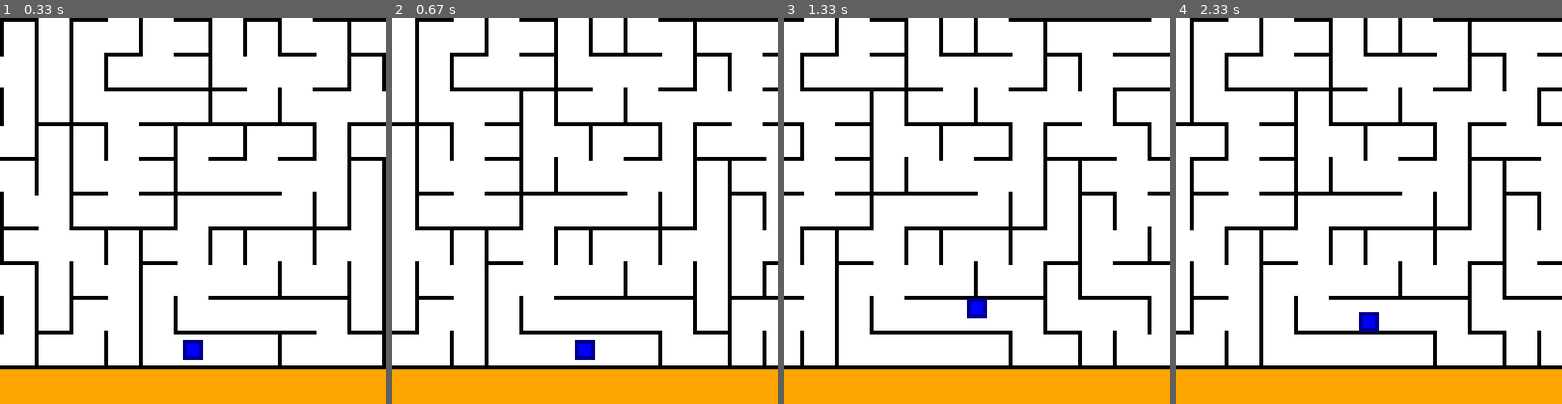
Above: before the commit, frames 1-4 (left to right).
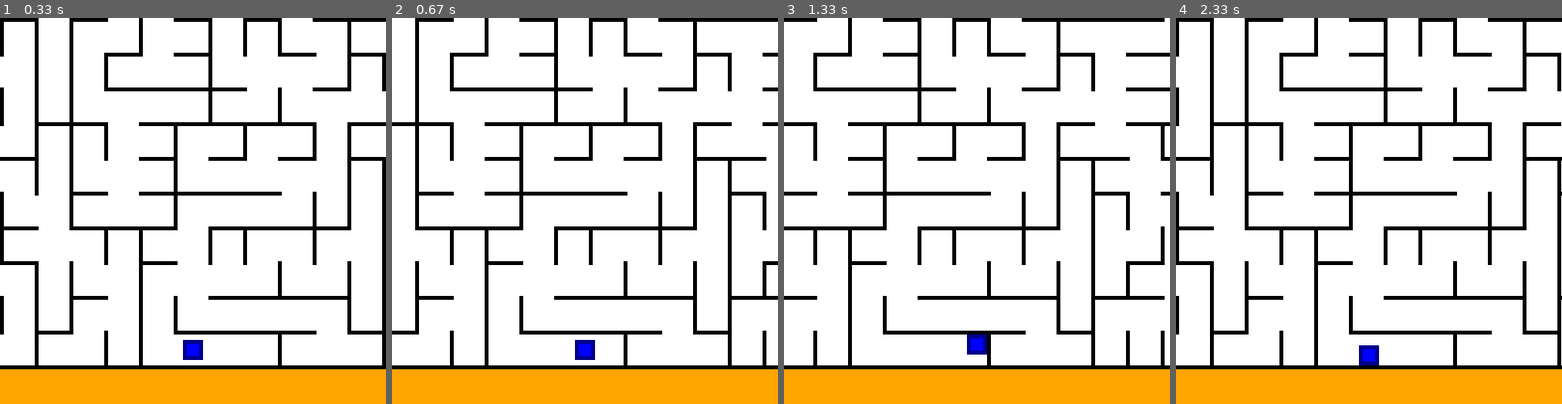
Above: after the commit, the same moments.

Repository: ZaChuChu/Pygame-Games
Game: pygame game, started from CameraMazeGame/main.py
Same seed, same stepped clock (60 frames per second), same inputs: the game is played once before the commit and once after it.
Inputs:
- Up to frame 1 (0.33 s): no input
- Up to frame 2 (0.67 s): hold Right from 0.33 s (still down)
- Up to frame 3 (1.33 s): release Right at 0.8 s; hold Up 0.83-1.13 s; hold D from 1.17 s (still down)
- Up to frame 4 (2.33 s): release D at 1.63 s; hold Left 1.67-2.2 s; hold S from 2.23 s (still down)

Frame 1 is identical in both runs. In frame 2, 0.6% of the frame differs, in the area x 33-70%, y 0-90%; in frame 3, 11%; in frame 4, 14%, in the area x 0-100%, y 0-90%.

Commit message:
Collision for walls in potential collision range added.

Diff:
--- a/CameraMazeGame/main.py
+++ b/CameraMazeGame/main.py
@@ -52,54 +52,41 @@
         if not gameOver:
             xChange = 0
             yChange = 0
-            boxLeft = player.getX()
-            boxTop = player.getY()
-            boxRight = boxLeft + playerWidth
-            boxBottom = boxTop + playerHeight
 
             if (keys[pygame.K_d] or keys[pygame.K_RIGHT]):
-                if not (keys[pygame.K_a] or keys[pygame.K_LEFT]):
-                    boxRight += playerSpeed
-                    xChange = 1
-            elif keys[pygame.K_a] or keys[pygame.K_LEFT]:
-                boxLeft -= playerSpeed
-                xChange = -1
+                xChange += 1
+            if keys[pygame.K_a] or keys[pygame.K_LEFT]:
+                xChange += -1
 
             if (keys[pygame.K_w] or keys[pygame.K_UP]):
-                if not keys[pygame.K_s] or keys[pygame.K_DOWN]:
-                    boxTop -= playerSpeed
-                    yChange = -1
-            elif keys[pygame.K_s] or keys[pygame.K_DOWN]:
-                boxBottom += playerSpeed
-                yChange = 1
-
-            boxLeft = min(max(boxLeft, margin), margin + mazeWidth)
-            boxTop = min(max(boxTop, margin), margin + mazeHeight)
-            boxRight = min(max(boxRight, margin), margin + mazeWidth)
-            boxBottom = min(max(boxBottom, margin), margin + mazeHeight)
-
-            # if yChange != 0:
-            #     if yChange < 0:
-            #         verticalBox = [boxLeft, boxTop, boxRight, player.getY() - 1]
-            #     else:
-            #         verticalBox = [boxLeft, player.getY() + playerHeight + 1, boxRight, boxBottom]
-            #     verticalWalls = maze.getVerticalMovementWalls(*[val - margin for val in verticalBox], yChange)
-            # else:
-            verticalWalls = []
-
-            # if xChange != 0:
-            #     if xChange < 0:
-            #         horizontalBox = [boxLeft, boxTop, player.getX() - 1, boxBottom]
-            #     else:
-            #         horizontalBox = [player.getX() + playerWidth + 1, boxTop, boxRight, boxBottom]
-            #     horizontalWalls = maze.getHorizontalMovementWalls(*[val - margin for val in horizontalBox], yChange)
-            # else:
-            horizontalWalls = []
-
+                yChange += -1
+            if keys[pygame.K_s] or keys[pygame.K_DOWN]:
+                yChange += 1
 
             if xChange or yChange:
+                horizontalMovement, verticalMovement = player.getMovementRanges(xChange, yChange)
+                screenBox = player.absoluteScreenEdges()
+
+                if xChange:
+                    horizontalWalls = maze.getWalls(horizontalMovement, screenBox)
+                else:
+                    horizontalWalls = []
+
+                if yChange:
+                    verticalWalls = maze.getWalls(verticalMovement, screenBox)
+                else:
+                    verticalWalls = []
+
+                print(player.relativeX, player.relativeY, playerSpeed)
+                print(player.rect.x, player.rect.y, player.rect.width, player.rect.height)
+                print("Horizontal")
+                print(horizontalMovement)
+                print([f"{wall.x}, {wall.y}, {wall.width}, {wall.height}" for wall in horizontalWalls])
+                print("Vertical")
+                print(verticalMovement)
+                print([f"{wall.x}, {wall.y}, {wall.width}, {wall.height}" for wall in verticalWalls])
                 player.movePlayer(xChange, yChange, horizontalWalls, verticalWalls)
-                maze.randomize(*player.playerRandomizeInfo())
+                # maze.randomize(*player.playerRandomizeInfo())
                 maze.setWallTiles(*player.absoluteScreenEdges())
 
             screen.fill("orange")
--- a/CameraMazeGame/maze.py
+++ b/CameraMazeGame/maze.py
@@ -104,7 +104,6 @@
             for wallObj in row:
                 if wallObj.display:
                     draw.rect(screen, "black", wallObj.rect)
-                    # print(wallObj.rect.x)
 
         for row in self.verticalWallTiles:
             for wallObj in row:
@@ -161,26 +160,30 @@
 
         return self.getWalls(verticalRowStart, verticalRowEnd, verticalColStart, verticalColEnd, horizontalRowStart, horizontalRowEnd, horizontalColStart, horizontalColEnd)
 
-    def getWalls(self, verticalRowStart, verticalRowEnd, verticalColStart, verticalColEnd, horizontalRowStart, horizontalRowEnd, horizontalColStart, horizontalColEnd):
+    def getWalls(self, movementRange, screenRanges):
         walls = []
+        tileVerticalRowStart, tileVerticalColStart = self.getVerticalStarts(screenRanges[0], screenRanges[1])
+        verticalRowStart, verticalColStart = self.getVerticalStarts(movementRange[0], movementRange[1])
+        verticalRowEnd, verticalColEnd = self.getVerticalEnds(movementRange[2], movementRange[3])
         for row in range(verticalRowStart, verticalRowEnd + 1):
             for col in range(verticalColStart, verticalColEnd + 1):
-                wall = self.verticalWalls[row][col]
-                if wall is not None:
-                    walls.append(wall)
-
+                wall = self.verticalWallTiles[row - tileVerticalRowStart][col - tileVerticalColStart]
+                if wall.display:
+                    walls.append(wall.rect)
+
+        tileHorizontalRowStart, tileHorizontalColStart = self.getHorizontalStarts(screenRanges[0], screenRanges[1])
+        horizontalRowStart, horizontalColStart = self.getHorizontalStarts(movementRange[0], movementRange[1])
+        horizontalRowEnd, horizontalColEnd = self.getHorizontalEnds(movementRange[2], movementRange[3])
         for row in range(horizontalRowStart, horizontalRowEnd + 1):
             for col in range(horizontalColStart, horizontalColEnd + 1):
-                wall = self.horizontalWalls[row][col]
-                if wall is not None:
-                    walls.append(wall)
+                wall = self.horizontalWallTiles[row - tileHorizontalRowStart][col - tileHorizontalColStart]
+                if wall.display:
+                    walls.append(wall.rect)
         return walls
 
     def setWallTiles(self, screenLeft, screenTop, screenRight, screenBottom):
-        verticalRowStart = max(0, (screenTop - self.yOffset - self.segmentWidth) // self.segmentOffset)
-        verticalRowEnd = min(self.rows - 1, (screenBottom - self.yOffset) // self.segmentOffset)
-        verticalColStart = max(0, (screenLeft - self.xOffset) // self.segmentOffset)
-        verticalColEnd = min(self.cols, (screenRight - self.xOffset) // self.segmentOffset)
+        verticalRowStart, verticalColStart = self.getVerticalStarts(screenLeft, screenTop)
+        verticalRowEnd, verticalColEnd = self.getVerticalEnds(screenRight, screenBottom)
         for verticalRow in range(verticalRowStart, verticalRowEnd + 1):
             for verticalCol in range(verticalColStart, verticalColEnd + 1):
                 wallObj = self.verticalWallTiles[verticalRow - verticalRowStart][verticalCol - verticalColStart]
@@ -202,10 +205,8 @@
         self.prevVerticalRowEnd = verticalRowEnd - verticalRowStart
         self.prevVerticalColEnd = verticalColEnd - verticalColStart
 
-        horizontalRowStart = max(0, (screenTop - self.yOffset) // self.segmentOffset)
-        horizontalRowEnd = min(self.rows, (screenBottom - self.yOffset) // self.segmentOffset)
-        horizontalColStart = max(0, (screenLeft - self.segmentWidth - self.xOffset) // self.segmentOffset)
-        horizontalColEnd = min(self.cols - 1, (screenRight - self.xOffset) // self.segmentOffset)
+        horizontalRowStart, horizontalColStart = self.getHorizontalStarts(screenLeft, screenTop)
+        horizontalRowEnd, horizontalColEnd = self.getHorizontalEnds(screenRight, screenBottom)
 
         for horizontalRow in range(horizontalRowStart, horizontalRowEnd + 1):
             for horizontalCol in range(horizontalColStart, horizontalColEnd + 1):
@@ -232,3 +233,23 @@
         self.background.y = max(0, self.yOffset - screenTop)
         self.background.width = min(self.screenWidth, self.mazeWidth + self.xOffset - screenLeft)
         self.background.height = min(self.screenHeight, self.mazeHeight + self.yOffset - screenTop)
+
+    def getVerticalStarts(self, left, top):
+        verticalRowStart = max(0, (top - self.yOffset - self.segmentWidth) // self.segmentOffset)
+        verticalColStart = max(0, (left - self.xOffset) // self.segmentOffset)
+        return verticalRowStart, verticalColStart
+
+    def getVerticalEnds(self, right, bottom):
+        verticalRowEnd = min(self.rows - 1, (bottom - self.yOffset) // self.segmentOffset)
+        verticalColEnd = min(self.cols, (right - self.xOffset) // self.segmentOffset)
+        return verticalRowEnd, verticalColEnd
+
+    def getHorizontalStarts(self, left, top):
+        horizontalRowStart = max(0, (top - self.yOffset) // self.segmentOffset)
+        horizontalColStart = max(0, (left - self.segmentWidth - self.xOffset) // self.segmentOffset)
+        return horizontalRowStart, horizontalColStart
+
+    def getHorizontalEnds(self, right, bottom):
+        horizontalRowEnd = min(self.rows, (bottom - self.yOffset) // self.segmentOffset)
+        horizontalColEnd = min(self.cols - 1, (right - self.xOffset) // self.segmentOffset)
+        return horizontalRowEnd, horizontalColEnd
--- a/CameraMazeGame/player.py
+++ b/CameraMazeGame/player.py
@@ -33,17 +33,18 @@
         self.upperYBound = self.maxY - (self.centerScreenY - self.yOffset + self.height)
 
     def movePlayer(self, xChange, yChange, horizontalWalls, verticalWalls):
+        testRect = self.rect.copy()
         for i in range(self.speed):
             if xChange:
-                potRect = self.rect.move(xChange, 0)
+                potRect = testRect.move(xChange, 0)
                 if potRect.collidelist(horizontalWalls) == -1:
                     self.relativeX += xChange
-                    self.rect = potRect
+                    testRect = potRect
             if yChange:
-                potRect = self.rect.move(0, yChange)
+                potRect = testRect.move(0, yChange)
                 if potRect.collidelist(verticalWalls) == -1:
                     self.relativeY += yChange
-                    self.rect = potRect
+                    testRect= potRect
 
         if xChange:
             self.relativeX = max(0, min(self.relativeX, self.maxX - self.width))
@@ -104,3 +105,41 @@
 
     def playerRandomizeInfo(self):
         return [self.relativeX, self.relativeY, self.width, self.height]
+
+    def getMovementRanges(self, xChange, yChange):
+        if xChange < 0:
+            verticalLeft = max(self.relativeX - self.speed, 0)
+            verticalRight = self.relativeX + self.width
+            horizontalLeft = max(self.relativeX - self.speed, 0)
+            horizontalRight = self.relativeX
+        elif xChange > 0:
+            verticalLeft = self.relativeX
+            verticalRight = min(self.relativeX + self.width + self.speed, self.maxX)
+            horizontalLeft = self.relativeX + self.width
+            horizontalRight = min(self.relativeX + self.width + self.speed, self.maxX)
+        else:
+            verticalLeft = self.relativeX
+            verticalRight = self.relativeX + self.width
+            horizontalLeft = self.relativeX
+            horizontalRight = self.relativeX
+
+        if yChange < 0:
+            verticalTop = max(self.relativeY - self.speed, 0)
+            verticalBottom = self.relativeY
+            horizontalTop = max(self.relativeY - self.speed, 0)
+            horizontalBottom = self.relativeY + self.height
+        elif yChange > 0:
+            verticalTop = self.relativeY + self.height
+            verticalBottom = min(self.relativeY + self.height + self.speed, self.maxY)
+            horizontalTop = self.relativeY
+            horizontalBottom = min(self.relativeY + self.height + self.speed, self.maxY)
+        else:
+            verticalTop = self.relativeY
+            verticalBottom = self.relativeY
+            horizontalTop = self.relativeY
+            horizontalBottom = self.relativeY + self.height
+
+        return [
+            [horizontalLeft + self.xOffset, horizontalTop + self.yOffset, horizontalRight + self.xOffset, horizontalBottom + self.yOffset],
+            [verticalLeft + self.xOffset, verticalTop + self.yOffset, verticalRight + self.xOffset, verticalBottom + self.yOffset]
+        ]
--- a/CameraMazeGame/tiles.py
+++ /dev/null
@@ -1,56 +0,0 @@
-import random
-import math
-from tile import Tile
-from pygame import draw, Color, Rect
-
-class Tiles:
-    def __init__(self, rows, cols, cellWidth, cellHeight, xOffset, yOffset, screenWidth, screenHeight):
-        self.rows = rows
-        self.cols = cols
-        self.cellWidth = cellWidth
-        self.cellHeight = cellHeight
-        self.xOffset = xOffset
-        self.yOffset = yOffset
-        self.totalWidth = cols * cellWidth
-        self.totalHeight = rows * cellHeight
-        self.screenWidth = screenWidth
-        self.screenHeight = screenHeight
-        self.tileColors = [[Color(random.randint(0,255), random.randint(0,255), random.randint(0,255)) for col in range(cols)] for row in range(rows)]
-        self.maxTileCols = screenWidth // cellWidth + 2
-        self.maxTileRows = screenHeight // cellHeight + 2
-        self.tiles = [[Tile(Rect(0, 0, cellWidth, cellHeight), None) for col in range(self.maxTileCols)] for row in range(self.maxTileRows)]
-        self.prevRowEnd = 0
-        self.prevColEnd = 0
-
-    def setTiles(self, screenLeft, screenTop, screenRight, screenBottom):
-        tilesColStart = max((screenLeft - self.xOffset) // self.cellWidth, 0)
-        tilesColEnd = min((screenRight - self.xOffset) // self.cellWidth, self.cols - 1)
-        tilesRowStart = max((screenTop - self.yOffset) // self.cellHeight, 0)
-        tilesRowEnd = min((screenBottom - self.yOffset) // self.cellHeight, self.rows - 1)
-        for row in range(tilesRowStart, tilesRowEnd + 1):
-            for col in range(tilesColStart, tilesColEnd + 1):
-                colIndex = col - tilesColStart
-                rowIndex = row - tilesRowStart
-                tileObj = self.tiles[rowIndex][colIndex]
-                tileObj.rect.x = col * self.cellWidth + self.xOffset - screenLeft
-                tileObj.rect.y = row * self.cellHeight + self.yOffset - screenTop
-                tileObj.color = self.tileColors[row][col]
-                tileObj.display = True
-
-        for row in range(tilesRowEnd - tilesRowStart + 1, self.prevRowEnd + 1):
-            for col in range(self.maxTileCols):
-                self.tiles[row][col].display = False
-
-        for col in range(tilesColEnd - tilesColStart + 1, self.prevColEnd + 1):
-            for row in range(self.maxTileRows):
-                self.tiles[row][col].display = False
-
-        self.prevRowEnd = tilesRowEnd - tilesRowStart
-        self.prevColEnd = tilesColEnd - tilesColStart
-
-
-    def draw(self, screen):
-        for row in self.tiles:
-            for tileObj in row:
-                if tileObj.display:
-                    draw.rect(screen, tileObj.color, tileObj.rect)
